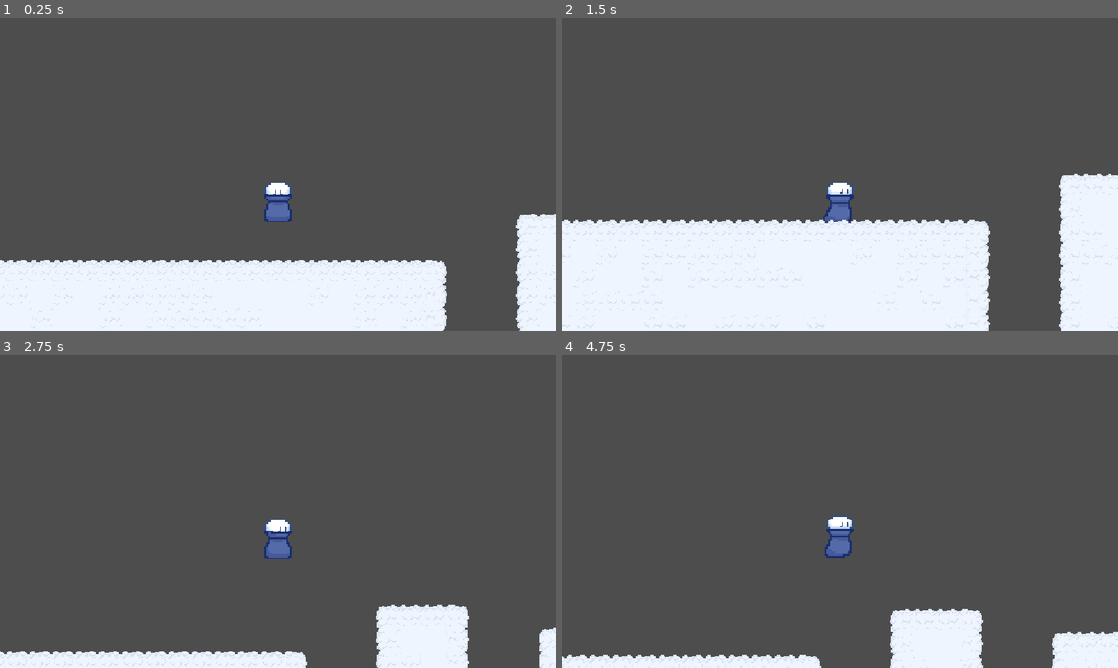
Above: before the commit, frames 1-4 (two rows, left to right).
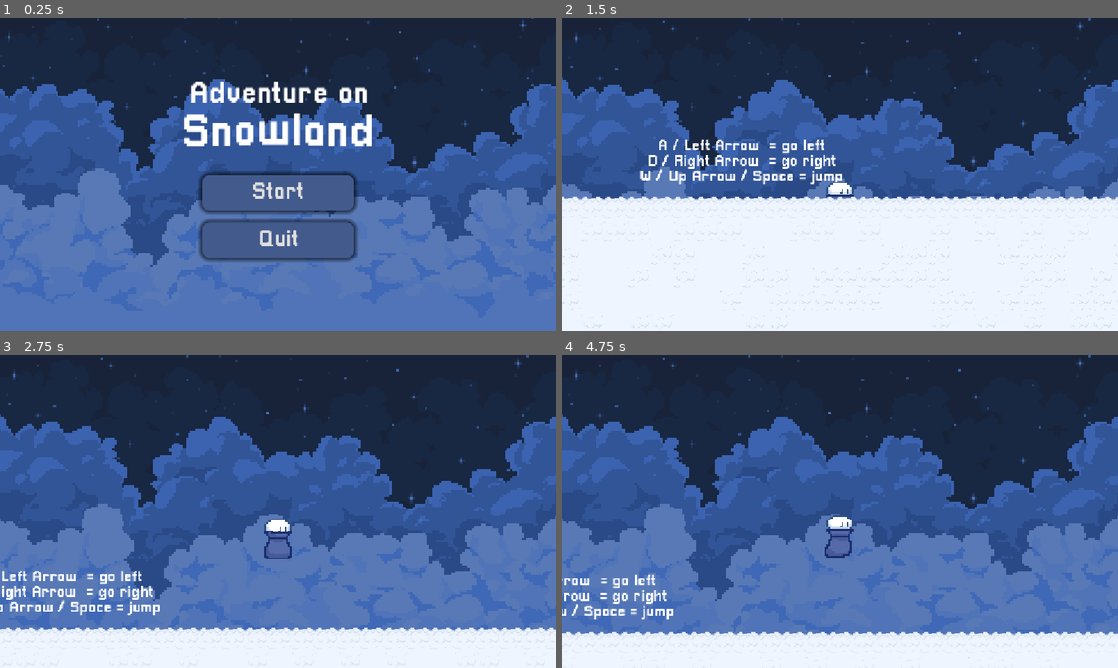
Above: after the commit, the same moments.

Repository: night-ish/Snow-2
Game: Godot game, scene res://Scenes/main_menu.tscn
The game is run twice, just before and just after one commit, with the same random seed, the same clock (stepped at 60 frames per second) and the same inputs. Before the commit the project starts from res://Scenes/base_game.tscn.
Inputs (mouse positions are in pixels of both pictures, inside the frame that each line leads up to):
- Up to frame 1 (0.25 s): no input
- Up to frame 2 (1.5 s): click (840, 193) at 0.5 s, where only the run after the commit has a clickable "Start"; tap Enter at 1.25 s; hold D (right) from 1.28 s (still down)
- Up to frame 3 (2.75 s): keep holding D (right); tap W (up) at 1.52, 2.27 s
- Up to frame 4 (4.75 s): release D (right) at 2.78 s; hold A (left) 2.78-3.53 s; hold D (right) from 3.53 s (still down); tap W (up) at 3.77, 4.52 s

The runs differ from the first frame. In frame 1, 100% of the frame differs, in the area x 0-100%, y 0-100%; in frame 2, 68%; in frame 3, 94%; in frame 4, 95%.

Commit message:
finishing

Diff:
--- a/Scenes/base_game.tscn
+++ b/Scenes/base_game.tscn
@@ -6,8 +6,12 @@
 [ext_resource type="Texture2D" uid="uid://b71ws6dikt61v" path="res://Assets/pixil-layer-Background-9.png.png" id="3_g2637"]
 [ext_resource type="Texture2D" uid="uid://cw5up2ivjrnnp" path="res://Assets/pixil-layer-Background-1.png.png" id="4_rj7e3"]
 [ext_resource type="Texture2D" uid="uid://8bs53axhwvja" path="res://Assets/pixil-layer-Background-2.png.png" id="5_kj5de"]
+[ext_resource type="Texture2D" uid="uid://boxd6yqygyfyh" path="res://Assets/demo02_PixelSky_layer01.png" id="6_u41ag"]
+[ext_resource type="Texture2D" uid="uid://dtj1n13cghpmy" path="res://Assets/demo02_PixelSky_layer02.png" id="7_adose"]
 [ext_resource type="Script" uid="uid://bgha6ujoyiukw" path="res://Scripts/fall_1.gd" id="7_kj5de"]
+[ext_resource type="Texture2D" uid="uid://d25gfiixwsl3j" path="res://Assets/demo02_PixelSky_layer03.png" id="8_l1sy6"]
 [ext_resource type="Script" uid="uid://bglvxjprgh1am" path="res://Scripts/fall_2.gd" id="8_r1yhm"]
+[ext_resource type="Script" uid="uid://d3ws8wmoy2qah" path="res://Scripts/area_2d.gd" id="12_adose"]
 
 [sub_resource type="RectangleShape2D" id="RectangleShape2D_4kxuq"]
 size = Vector2(15.999999, 25.428577)
@@ -381,12 +385,22 @@
 [sub_resource type="RectangleShape2D" id="RectangleShape2D_84h3i"]
 size = Vector2(7092, 89)
 
+[sub_resource type="RectangleShape2D" id="RectangleShape2D_mti6b"]
+size = Vector2(82, 818)
+
 [node name="Base Game" type="Node" unique_id=2088143303]
 
 [node name="Player" type="CharacterBody2D" parent="." unique_id=1738810669]
-position = Vector2(3106, -285.00006)
+position = Vector2(-703.9995, -104.000015)
 scale = Vector2(3.5, 3.5)
 script = ExtResource("1_mwygd")
+
+[node name="Parallax2D" type="Parallax2D" parent="Player" unique_id=278148175]
+modulate = Color(0.41568628, 0.5254902, 0.7294118, 1)
+z_index = -3
+texture_filter = 1
+scroll_scale = Vector2(0.1, 0.1)
+repeat_size = Vector2(240, 0)
 
 [node name="CollisionShape2D" type="CollisionShape2D" parent="Player" unique_id=1593812548]
 position = Vector2(-2.3841858e-06, 0.14285631)
@@ -404,6 +418,22 @@
 offset = Vector2(0, -50)
 limit_bottom = 500
 
+[node name="bg" type="Node2D" parent="Player/Camera2D" unique_id=385264956]
+modulate = Color(0.41568628, 0.5254902, 0.7294118, 1)
+z_index = -11
+texture_filter = 1
+position = Vector2(0, -15)
+scale = Vector2(1.4, 1.4)
+
+[node name="Demo02PixelSkyLayer01" type="Sprite2D" parent="Player/Camera2D/bg" unique_id=856773921]
+texture = ExtResource("6_u41ag")
+
+[node name="Demo02PixelSkyLayer02" type="Sprite2D" parent="Player/Camera2D/bg" unique_id=1657173450]
+texture = ExtResource("7_adose")
+
+[node name="Demo02PixelSkyLayer03" type="Sprite2D" parent="Player/Camera2D/bg" unique_id=253184925]
+texture = ExtResource("8_l1sy6")
+
 [node name="Base Layer" type="TileMapLayer" parent="." unique_id=1779037649]
 texture_filter = 1
 scale = Vector2(1.5, 1.5)
@@ -441,7 +471,47 @@
 [node name="Timer2" type="Timer" parent="Fall2" unique_id=213916798]
 wait_time = 2.0
 
+[node name="RichTextLabel" type="RichTextLabel" parent="." unique_id=1497421623]
+z_index = -3
+texture_filter = 1
+offset_left = -1105.0
+offset_top = -217.0
+offset_right = -631.0
+offset_bottom = -121.0
+bbcode_enabled = true
+text = "[center][font_size=32
+][font=Assets/Pixellari.ttf]A / Left Arrow  = go left
+D / Right Arrow  = go right
+W / Up Arrow / Space = jump"
+fit_content = true
+scroll_active = false
+autowrap_mode = 0
+
+[node name="Area2D" type="Area2D" parent="." unique_id=833597539]
+script = ExtResource("12_adose")
+
+[node name="CollisionShape2D" type="CollisionShape2D" parent="Area2D" unique_id=2857482]
+position = Vector2(19288, -2493)
+shape = SubResource("RectangleShape2D_mti6b")
+
+[node name="End" type="Timer" parent="Area2D" unique_id=1914128640]
+wait_time = 3.0
+
+[node name="RichTextLabel" type="RichTextLabel" parent="Area2D" unique_id=851343101]
+offset_left = 19282.0
+offset_top = -2263.0
+offset_right = 19630.0
+offset_bottom = -2223.0
+bbcode_enabled = true
+text = "[font_size=32
+][font=Assets/Pixellari.ttf] I think I'll rest for now."
+fit_content = true
+scroll_active = false
+
 [connection signal="body_entered" from="Fall1" to="Fall1" method="_on_body_entered"]
 [connection signal="timeout" from="Fall1/Timer1" to="Fall1" method="_on_timer_1_timeout"]
 [connection signal="body_entered" from="Fall2" to="Fall2" method="_on_body_entered"]
 [connection signal="timeout" from="Fall2/Timer2" to="Fall2" method="_on_timer_2_timeout"]
+[connection signal="body_entered" from="Area2D" to="Player" method="_on_area_2d_body_entered"]
+[connection signal="body_entered" from="Area2D" to="Area2D" method="_on_body_entered"]
+[connection signal="timeout" from="Area2D/End" to="Area2D" method="_on_end_timeout"]
--- a/Scenes/button_manager.gd
+++ /dev/null
@@ -1,11 +0,0 @@
-extends Control
-
-
-# Called when the node enters the scene tree for the first time.
-func _ready() -> void:
-	pass # Replace with function body.
-
-
-# Called every frame. 'delta' is the elapsed time since the previous frame.
-func _process(delta: float) -> void:
-	pass
--- a/Scenes/main_menu.tscn
+++ b/Scenes/main_menu.tscn
@@ -1,7 +1,10 @@
 [gd_scene format=3 uid="uid://dhkrn1oviggcg"]
 
 [ext_resource type="FontFile" uid="uid://tyy231s087l8" path="res://Assets/Pixellari.ttf" id="1_28flt"]
-[ext_resource type="Script" uid="uid://dlfw8v5io8o6h" path="res://Scenes/button_manager.gd" id="1_48xlc"]
+[ext_resource type="Texture2D" uid="uid://boxd6yqygyfyh" path="res://Assets/demo02_PixelSky_layer01.png" id="1_n45e2"]
+[ext_resource type="Script" uid="uid://bdq0yhwv3mmod" path="res://Scripts/main_menu.gd" id="1_opfnp"]
+[ext_resource type="Texture2D" uid="uid://dtj1n13cghpmy" path="res://Assets/demo02_PixelSky_layer02.png" id="2_opfnp"]
+[ext_resource type="Texture2D" uid="uid://d25gfiixwsl3j" path="res://Assets/demo02_PixelSky_layer03.png" id="3_cp0ys"]
 
 [sub_resource type="StyleBoxFlat" id="StyleBoxFlat_62yky"]
 bg_color = Color(0.2625108, 0.3592981, 0.5488477, 1)
@@ -9,18 +12,58 @@
 corner_radius_top_right = 16
 corner_radius_bottom_right = 16
 corner_radius_bottom_left = 16
+shadow_size = 10
+
+[sub_resource type="StyleBoxFlat" id="StyleBoxFlat_48xlc"]
+bg_color = Color(0.19215687, 0.27450982, 0.42745098, 1)
+corner_radius_top_left = 16
+corner_radius_top_right = 16
+corner_radius_bottom_right = 16
+corner_radius_bottom_left = 16
+shadow_size = 10
+
+[sub_resource type="StyleBoxFlat" id="StyleBoxFlat_1ehe0"]
+bg_color = Color(0.23584545, 0.3304836, 0.5060142, 1)
+corner_radius_top_left = 16
+corner_radius_top_right = 16
+corner_radius_bottom_right = 16
+corner_radius_bottom_left = 16
+shadow_size = 10
 
 [node name="Main Menu" type="Control" unique_id=1241714796]
 layout_mode = 3
-anchors_preset = 0
+anchors_preset = 8
+anchor_left = 0.5
+anchor_top = 0.5
+anchor_right = 0.5
+anchor_bottom = 0.5
+grow_horizontal = 2
+grow_vertical = 2
+size_flags_horizontal = 4
+size_flags_vertical = 4
+script = ExtResource("1_opfnp")
+
+[node name="Area2D" type="Area2D" parent="." unique_id=1748315072]
+modulate = Color(0.41568628, 0.5254902, 0.7294118, 1)
+texture_filter = 1
+scale = Vector2(5, 5)
+
+[node name="Demo02PixelSkyLayer01" type="Sprite2D" parent="Area2D" unique_id=1168843181]
+texture = ExtResource("1_n45e2")
+
+[node name="Demo02PixelSkyLayer02" type="Sprite2D" parent="Area2D" unique_id=54484150]
+texture = ExtResource("2_opfnp")
+
+[node name="Demo02PixelSkyLayer03" type="Sprite2D" parent="Area2D" unique_id=354869418]
+texture = ExtResource("3_cp0ys")
 
 [node name="Button manager" type="Control" parent="." unique_id=1330650741]
-anchors_preset = 0
-offset_right = 40.0
-offset_bottom = 40.0
-script = ExtResource("1_48xlc")
+layout_mode = 1
+anchors_preset = 9
+anchor_bottom = 1.0
+grow_vertical = 2
 
-[node name="Button" type="Button" parent="Button manager" unique_id=1488098330]
+[node name="Start" type="Button" parent="Button manager" unique_id=1488098330]
 texture_filter = 1
 layout_mode = 1
 anchors_preset = 8
@@ -28,14 +71,66 @@
 anchor_top = 0.5
 anchor_right = 0.5
 anchor_bottom = 0.5
-offset_left = 398.5
-offset_top = 217.0
-offset_right = 713.0
-offset_bottom = 291.0
+offset_left = -157.25
+offset_top = 1.0
+offset_right = 157.25
+offset_bottom = 75.0
 grow_horizontal = 2
 grow_vertical = 2
 theme_override_fonts/font = ExtResource("1_28flt")
 theme_override_font_sizes/font_size = 48
 theme_override_styles/normal = SubResource("StyleBoxFlat_62yky")
+theme_override_styles/pressed = SubResource("StyleBoxFlat_48xlc")
+theme_override_styles/hover = SubResource("StyleBoxFlat_1ehe0")
 text = "Start
 "
+
+[node name="Quit" type="Button" parent="Button manager" unique_id=173796174]
+texture_filter = 1
+layout_mode = 1
+anchors_preset = 8
+anchor_left = 0.5
+anchor_top = 0.5
+anchor_right = 0.5
+anchor_bottom = 0.5
+offset_left = -157.25
+offset_top = 99.0
+offset_right = 157.25
+offset_bottom = 173.0
+grow_horizontal = 2
+grow_vertical = 2
+theme_override_fonts/font = ExtResource("1_28flt")
+theme_override_font_sizes/font_size = 48
+theme_override_styles/normal = SubResource("StyleBoxFlat_62yky")
+theme_override_styles/pressed = SubResource("StyleBoxFlat_48xlc")
+theme_override_styles/hover = SubResource("StyleBoxFlat_1ehe0")
+text = "Quit
+
+"
+
+[node name="RichTextLabel" type="RichTextLabel" parent="." unique_id=6464329]
+layout_mode = 1
+anchors_preset = 13
+anchor_left = 0.5
+anchor_right = 0.5
+anchor_bottom = 1.0
+offset_left = -16.0
+offset_top = -132.0
+offset_right = 16.0
+offset_bottom = -100.0
+grow_horizontal = 2
+grow_vertical = 2
+size_flags_horizontal = 4
+size_flags_vertical = 4
+bbcode_enabled = true
+text = "[font=Assets/Pixellari.ttf] [font_size=64]Adventure on
+[font_size=96][wave]Snowland[/wave]
+"
+fit_content = true
+scroll_active = false
+autowrap_mode = 0
+autowrap_trim_flags = 0
+horizontal_alignment = 1
+
+[connection signal="pressed" from="Button manager/Start" to="." method="_on_start_pressed"]
+[connection signal="pressed" from="Button manager/Quit" to="." method="_on_quit_pressed"]
--- /dev/null
+++ b/Scripts/area_2d.gd
@@ -0,0 +1,8 @@
+extends Area2D
+
+func _on_body_entered(body: Namer) -> void:
+	$End.start()
+
+func _on_end_timeout() -> void:
+	$End.stop()
+	get_tree().change_scene_to_file("res://Scenes/main_menu.tscn")
--- a/Scripts/character_body_2d.gd
+++ b/Scripts/character_body_2d.gd
@@ -41,3 +41,7 @@
 		velocity.y = JUMP_VELOCITY
 
 	move_and_slide()
+
+func _on_area_2d_body_entered(body: Namer) -> void:
+	set_physics_process(false)
+	animated_sprite.stop()
--- a/Scripts/fall_1.gd
+++ b/Scripts/fall_1.gd
@@ -2,7 +2,6 @@
 @onready var player = $"../Player"
 
 func _on_body_entered(body: Namer) -> void:
-	print("fall1")
 	$Timer1.start()
 
 func _on_timer_1_timeout() -> void:
--- a/Scripts/fall_2.gd
+++ b/Scripts/fall_2.gd
@@ -2,7 +2,6 @@
 @onready var player = $"../Player"
 
 func _on_body_entered(body: Namer) -> void:
-	print("fall2")
 	$Timer2.start()
 
 func _on_timer_2_timeout() -> void:
--- /dev/null
+++ b/Scripts/main_menu.gd
@@ -0,0 +1,7 @@
+extends Control
+
+func _on_start_pressed() -> void:
+	get_tree().change_scene_to_file("res://Scenes/base_game.tscn")
+
+func _on_quit_pressed() -> void:
+	get_tree().quit()
--- a/project.godot
+++ b/project.godot
@@ -11,7 +11,7 @@
 [application]
 
 config/name="SV2"
-run/main_scene="uid://crxjrbrov0bgh"
+run/main_scene="uid://dhkrn1oviggcg"
 config/features=PackedStringArray("4.7", "GL Compatibility")
 config/icon="res://icon.svg"
 
@@ -48,3 +48,4 @@
 rendering_device/driver.windows="d3d12"
 renderer/rendering_method="gl_compatibility"
 renderer/rendering_method.mobile="gl_compatibility"
+environment/defaults/default_clear_color=Color(0.09411765, 0.13725491, 0.22352941, 1)
Binary file added: Assets/demo02_PixelSky_layer01.png
Not shown, added: Assets/demo02_PixelSky_layer01.png.import
Binary file added: Assets/demo02_PixelSky_layer02.png
Not shown, added: Assets/demo02_PixelSky_layer02.png.import
Binary file added: Assets/demo02_PixelSky_layer03.png
Not shown, added: Assets/demo02_PixelSky_layer03.png.import
Not shown, removed: Scenes/button_manager.gd.uid
Not shown, added: Scripts/area_2d.gd.uid
Not shown, added: Scripts/main_menu.gd.uid
